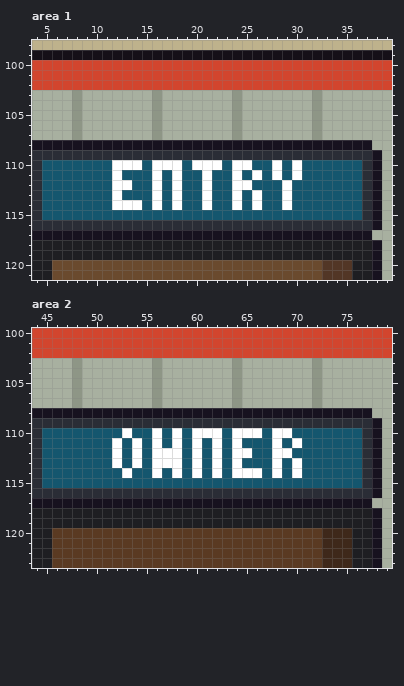
File history of a pixel-art file, office/site_trailer_b.aseprite. Above, as it was before the edit.
320x320 pixels, 1 frame. Colours within 5 levels of each other are drawn and written as one. Shown: area 1: x 4..39, y 98..121; area 2: x 44..79, y 100..123.
New version:
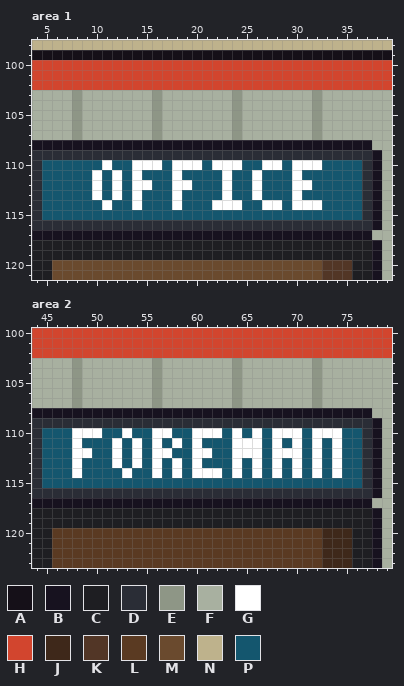
Palette (. is transparent): A #151018  B #17121f  C #1e1e22  D #2a2d36  E #8e9686  F #a8b0a0  G #ffffff  H #d2452e  J #3e281a  K #523626  L #5a3a22  M #6a4a2e  N #beb28c  P #14566e
The exact change:
Area 1, layer "Plate":
y 110: x 11..13 PGG -> GPP; x 15 P -> G; x 17 G -> P; x 19 P -> G; x 21 G -> P; x 23 P -> G; x 25 G -> P; x 27 P -> G; x 31..32 PP -> GG
y 111: x 10 P -> G; x 14 P -> G; x 16 G -> P; x 21 G -> P; x 23..24 PG -> GP; x 28 G -> P
y 112: x 10 P -> G; x 13..16 GPPG -> PGGP; x 19 P -> G; x 21 G -> P; x 23..26 PGGP -> GPPG; x 29..31 GPP -> PGG
y 113: x 10 P -> G; x 14 P -> G; x 16 G -> P; x 21 G -> P; x 23..24 PG -> GP; x 29..30 GP -> PG
y 114: x 11..13 PGG -> GPP; x 16 G -> P; x 21..23 GPP -> PGG; x 26..32 GPPGPPP -> PGGPGGG
Area 2, layer "Plate":
y 110: x 48..50 PPP -> GGG; x 57..58 PG -> GP; x 65 G -> P; x 70 P -> G; x 72..74 PPP -> GGG
y 111: x 48 P -> G; x 62 G -> P; x 65..66 PP -> GG; x 72 P -> G; x 74 P -> G
y 112: x 48..49 PP -> GG; x 58 G -> P; x 61..62 PG -> GP; x 66 P -> G; x 70 P -> G; x 72 P -> G; x 74 P -> G
y 113: x 48 P -> G; x 57 G -> P; x 62 G -> P; x 66 P -> G; x 72 P -> G; x 74 P -> G
y 114: x 48 P -> G; x 61 P -> G; x 65 G -> P; x 72 P -> G; x 74 P -> G
